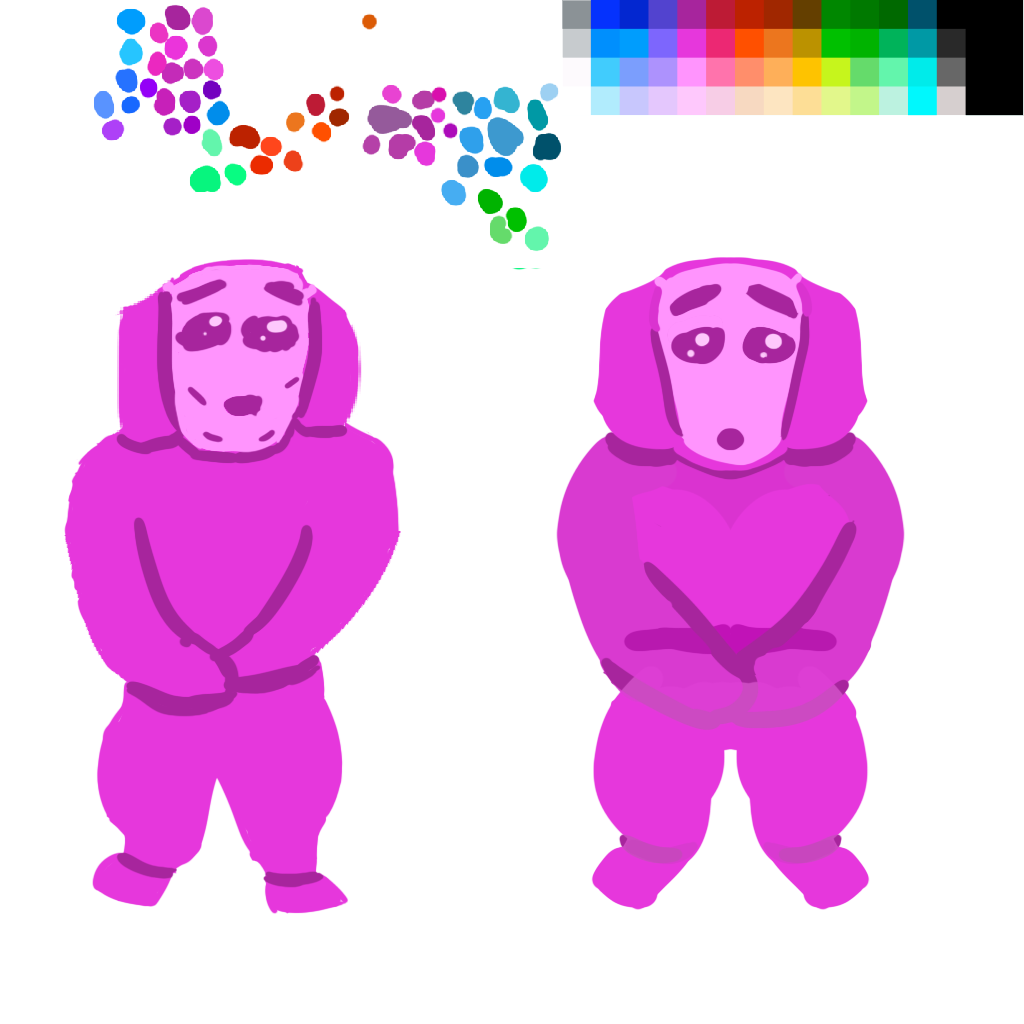
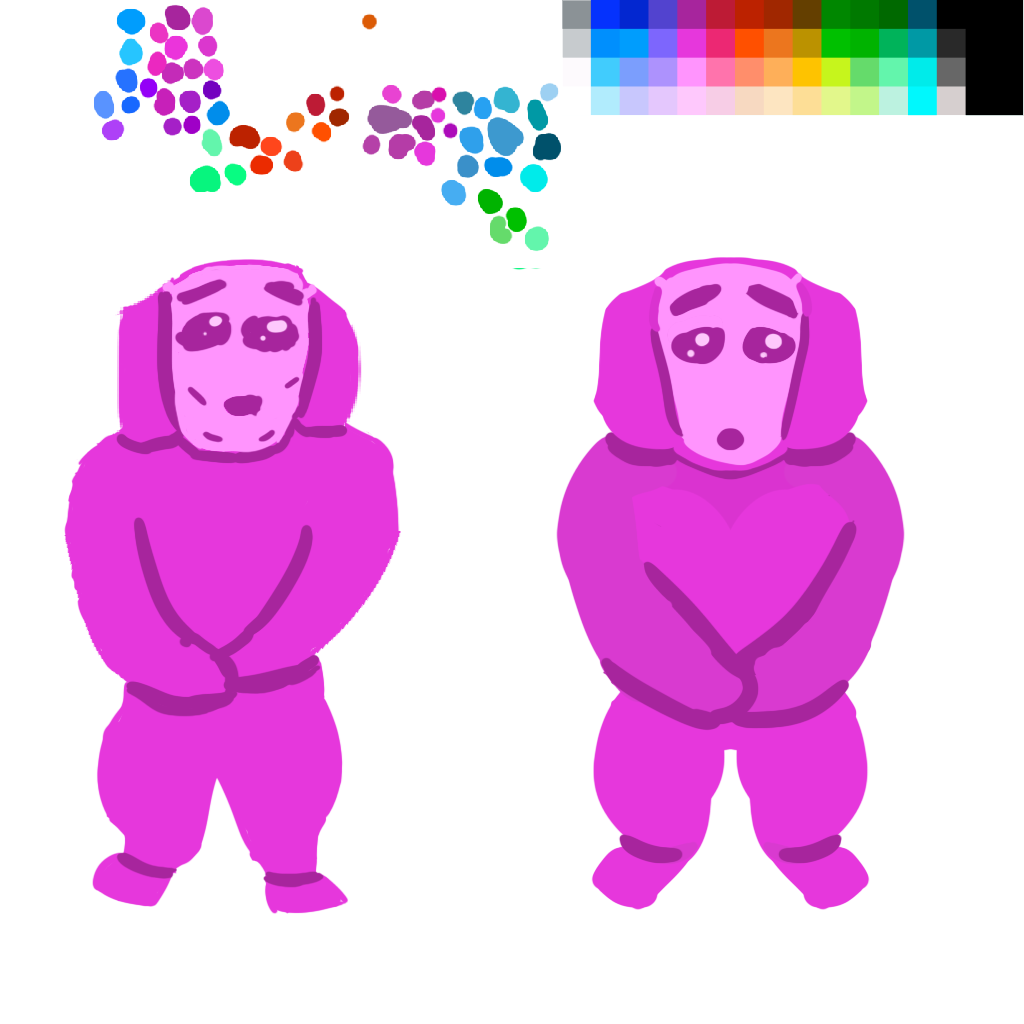
Layers edited between the first and the second 1024×1024 image:
"Layer 24": blend color → normal over (x1=621, y1=624, x2=843, y2=864)
moved "Layer 25" above "Background" over (x1=621, y1=624, x2=843, y2=864)
